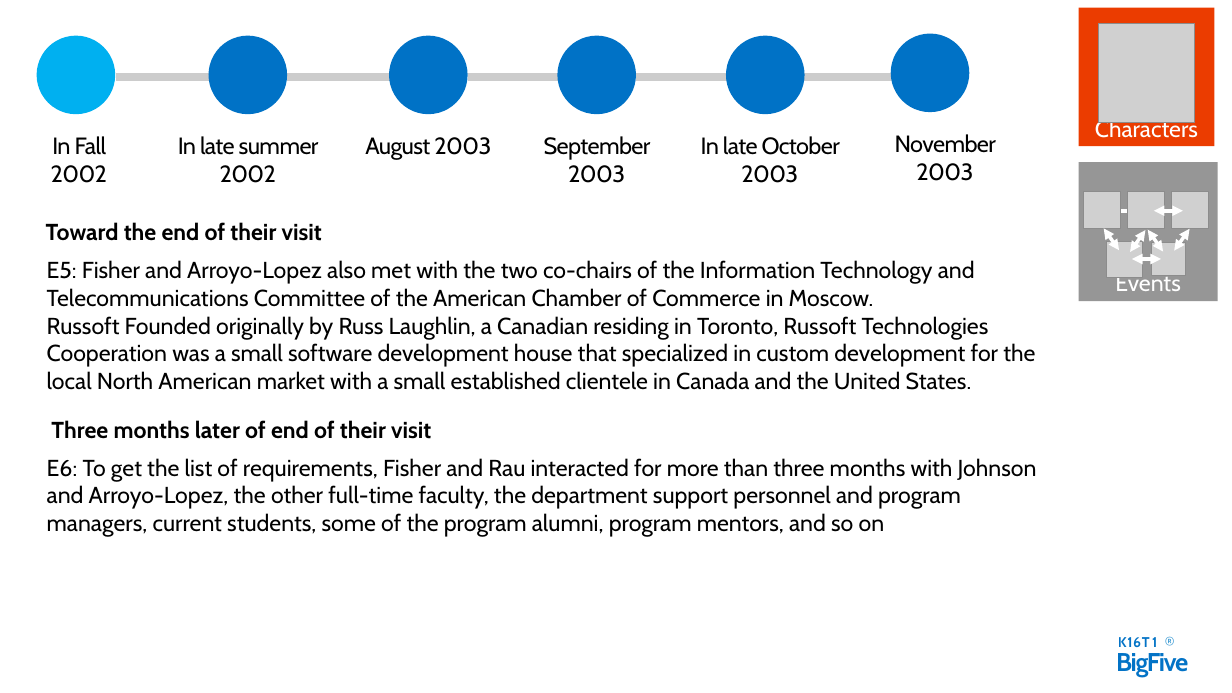
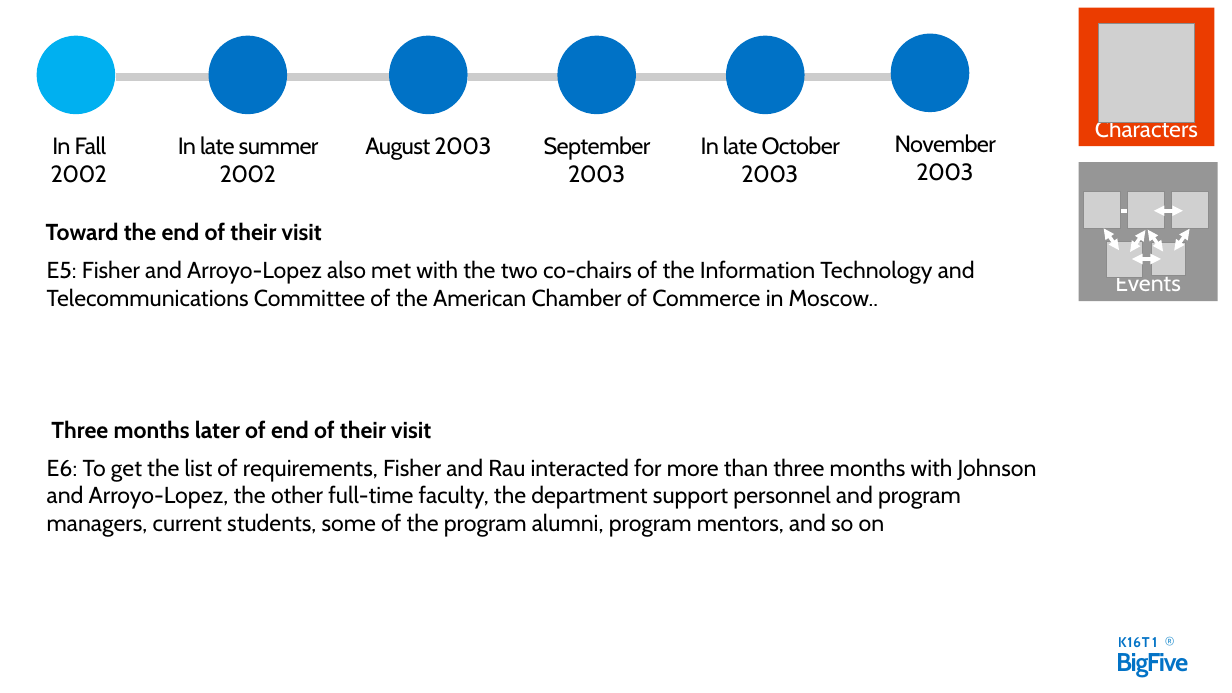
Before and after one commit to daotk/cdkpt, a slide deck: slide 10 of SPQM/Team Assignment/Team Assignment 01/big5.pptx. Drawn at 1232x693 pixels with LibreOffice and Linux fonts; fonts in the diff are those of the drawing; grey boxes stand for pictures. Boxes give left, top, right and bottom in pixels: in the first picture for what was removed or moved away, otherwise in the second. Text is boxed around its words. In the diff, an @@ line names an element or a change of style, - is before the commit and + after.

```diff
--- a/SPQM/Team Assignment/Team Assignment 01/big5.pptx
+++ b/SPQM/Team Assignment/Team Assignment 01/big5.pptx
@@ text at (47,260,975,307): text changed @@
-E5: Fisher and Arroyo-Lopez also met with the two co-chairs of the Information Technology and Telecommunications Committee of the American Chamber of Commerce in Moscow.
-Russoft Founded originally by Russ Laughlin, a Canadian residing in Toronto, Russoft Technologies Cooperation was a small software development house that specialized in custom development for the local North American market with a small established clientele in Canada and the United States.
+E5: Fisher and Arroyo-Lopez also met with the two co-chairs of the Information Technology and Telecommunications Committee of the American Chamber of Commerce in Moscow..
```
Also in this commit, not shown: 4 other slides changed.
